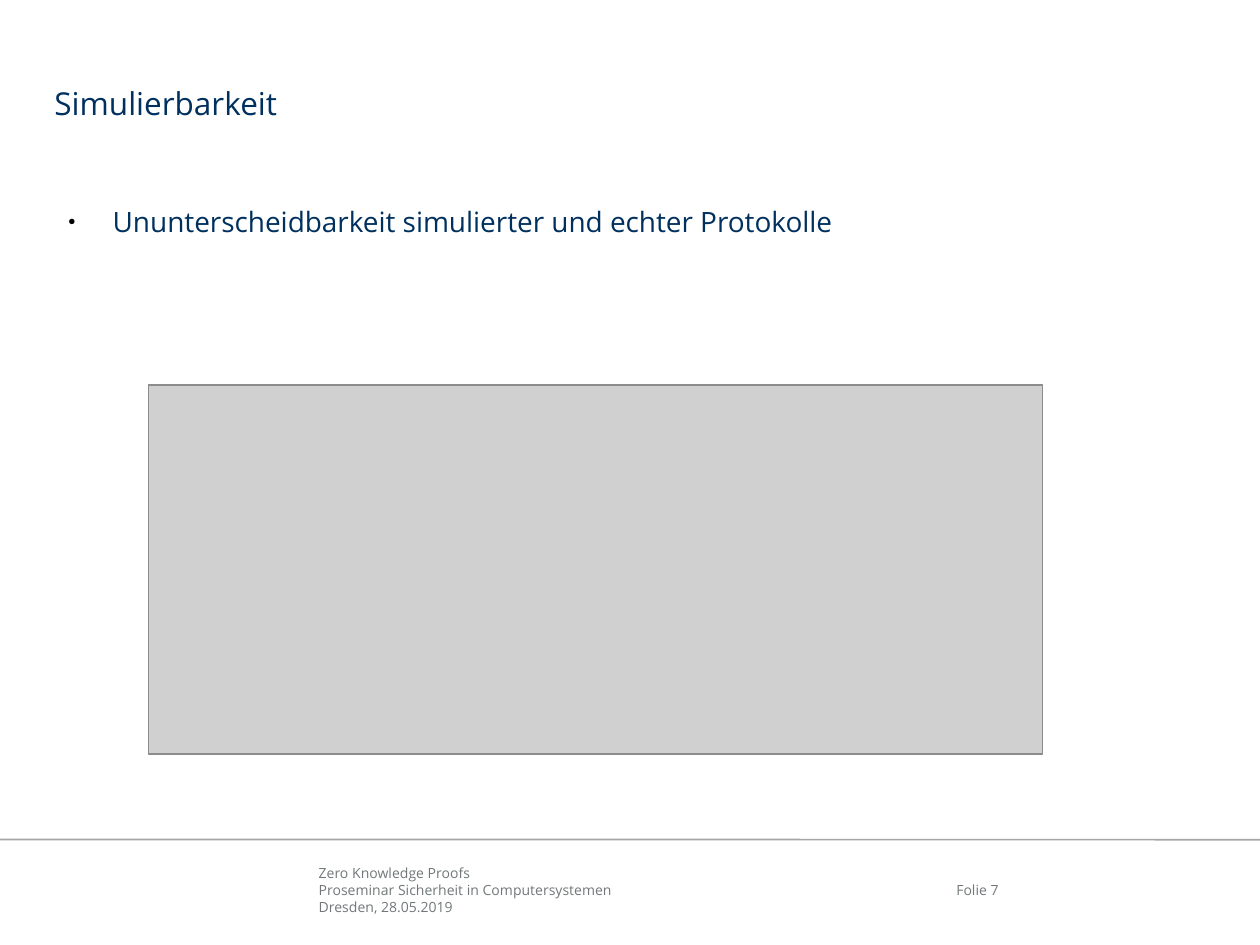
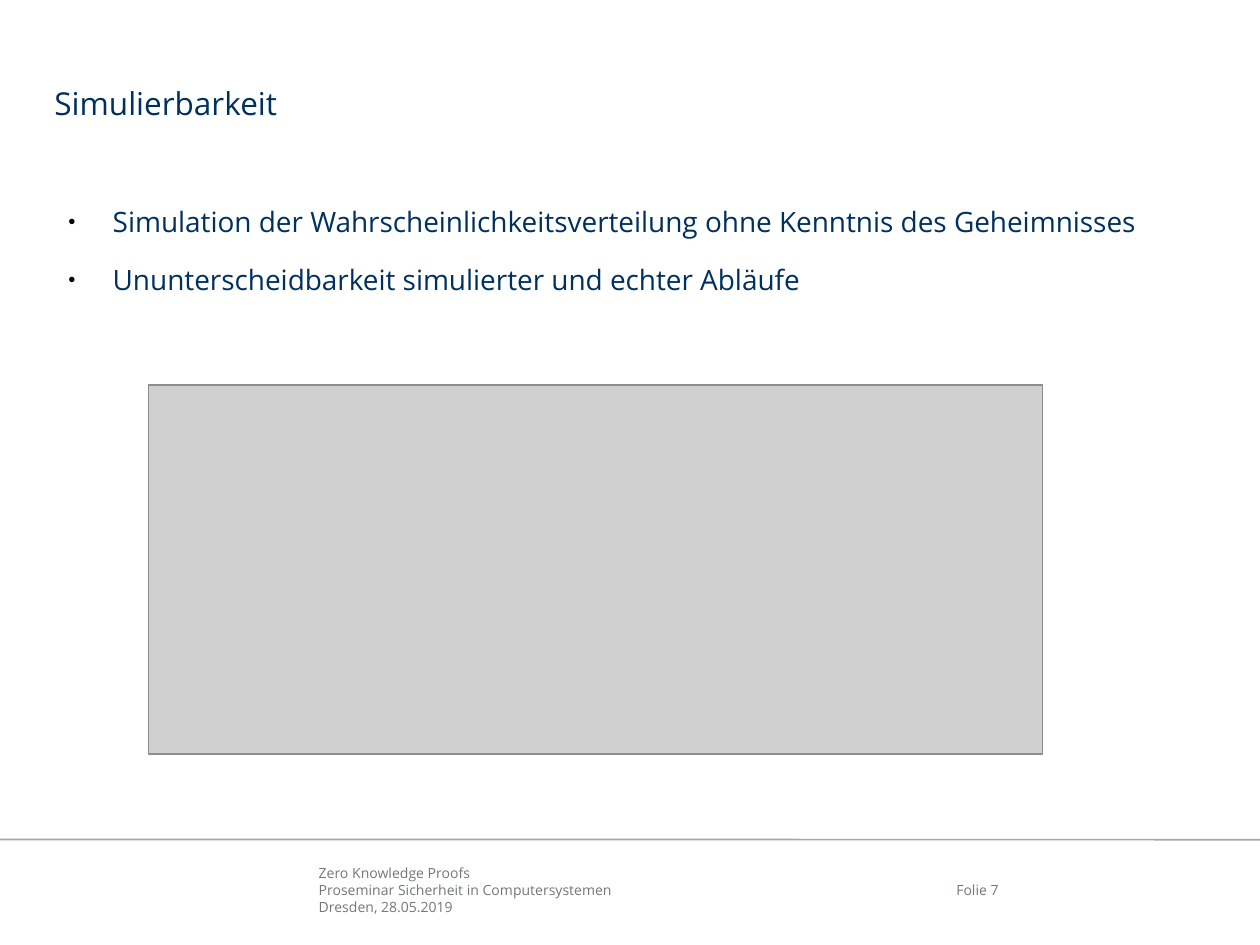
Before and after one commit to mostermann96/Presentations, a slide deck: slide 7 of ZKP.odp. Drawn at 1260x945 pixels with LibreOffice and Linux fonts; fonts in the diff are those of the drawing; grey boxes stand for pictures; background and template pictures are left out. Boxes give left, top, right and bottom in pixels: in the first picture for what was removed or moved away, otherwise in the second. Text is boxed around its words. In the diff, an @@ line names an element or a change of style, - is before the commit and + after.

```diff
--- a/ZKP.odp
+++ b/ZKP.odp
@@ text at [113, 210, 1136, 291]: text changed @@
-● Ununterscheidbarkeit simulierter und echter Protokolle
+● Simulation der Wahrscheinlichkeitsverteilung ohne Kenntnis des Geheimnisses
+● Ununterscheidbarkeit simulierter und echter Abläufe
```
Also in this commit, not shown: 1 other file.
